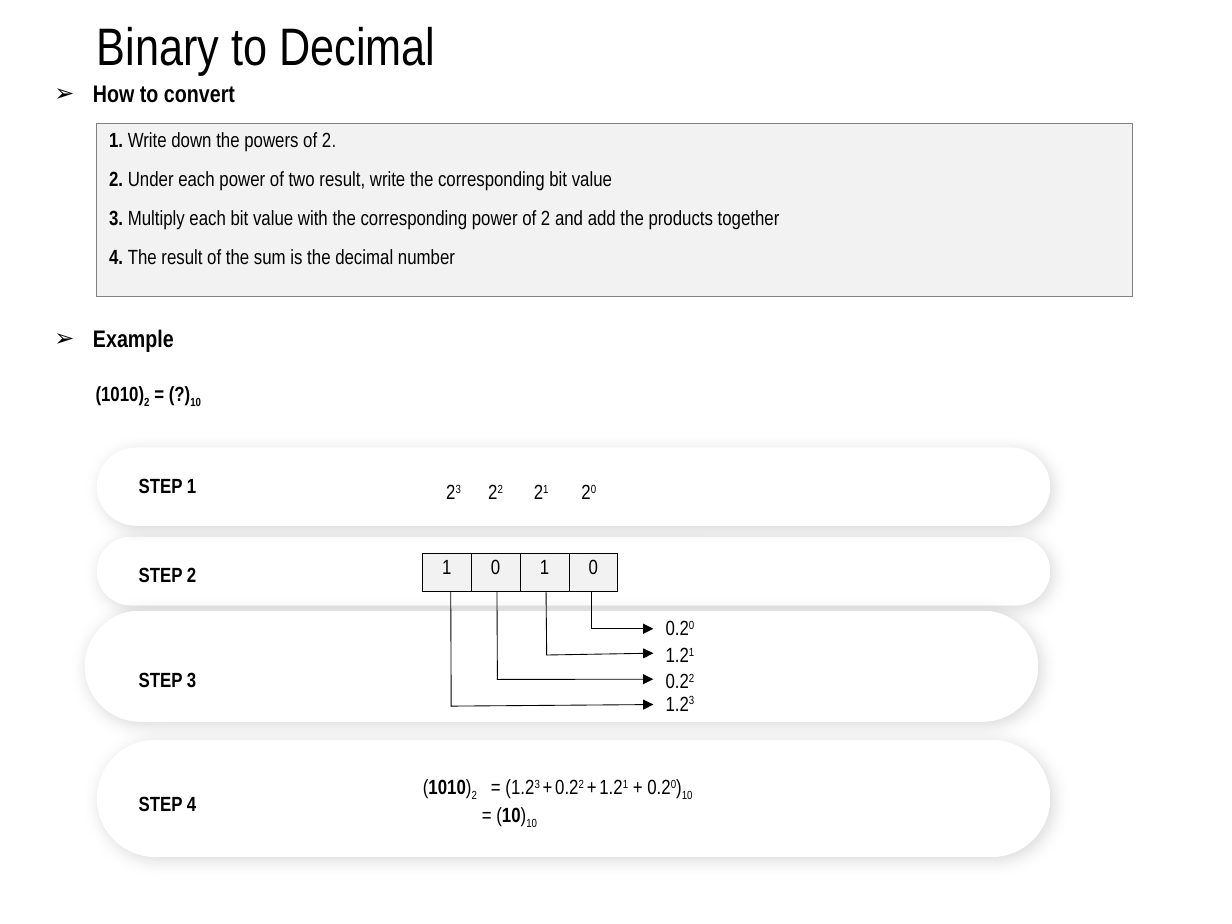
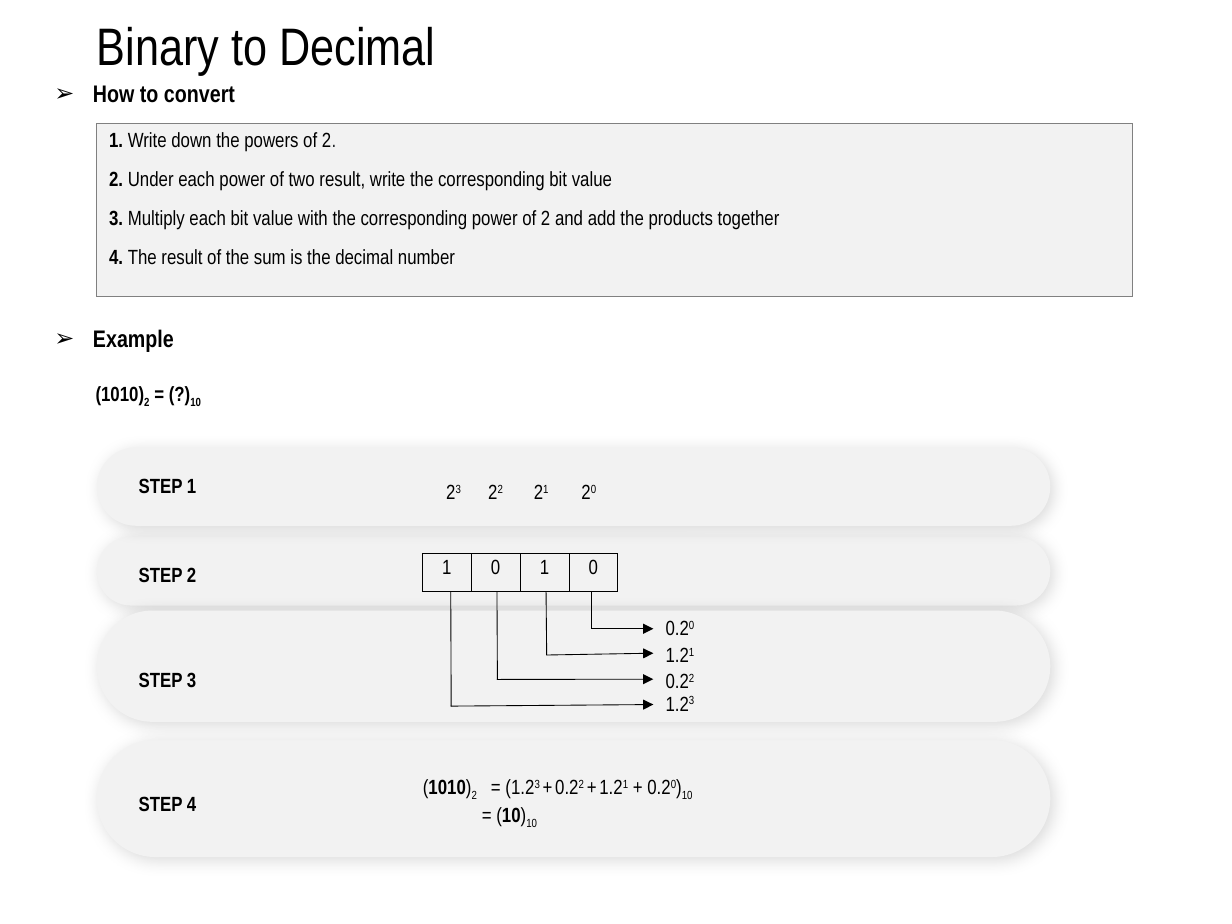
Before and after one commit to daoxuantruong/Demo, a slide deck: slide 7 of Numberic.pptx (slide 9 before the commit). Drawn at 1232x924 pixels with LibreOffice and Linux fonts; fonts in the diff are those of the drawing. Boxes give left, top, right and bottom in pixels: in the first picture for what was removed or moved away, otherwise in the second. Text is boxed around its words. In the diff, an @@ line names an element or a change of style, - is before the commit and + after.

```diff
--- a/Numberic.pptx
+++ b/Numberic.pptx
@@ rounded rectangle at bbox=[97, 537, 1051, 606]: fill #FFFFFF to #F2F2F2 @@
@@ rounded rectangle at bbox=[97, 611, 1051, 722]: fill #FFFFFF to #F2F2F2 @@
@@ rounded rectangle: place and size @@
-rounded rectangle at bbox=[85, 611, 1039, 722]
+rounded rectangle at bbox=[97, 611, 1051, 722]
```
Also in this commit, not shown: 10 other slides changed, 1 slide added, 2 slides removed.
